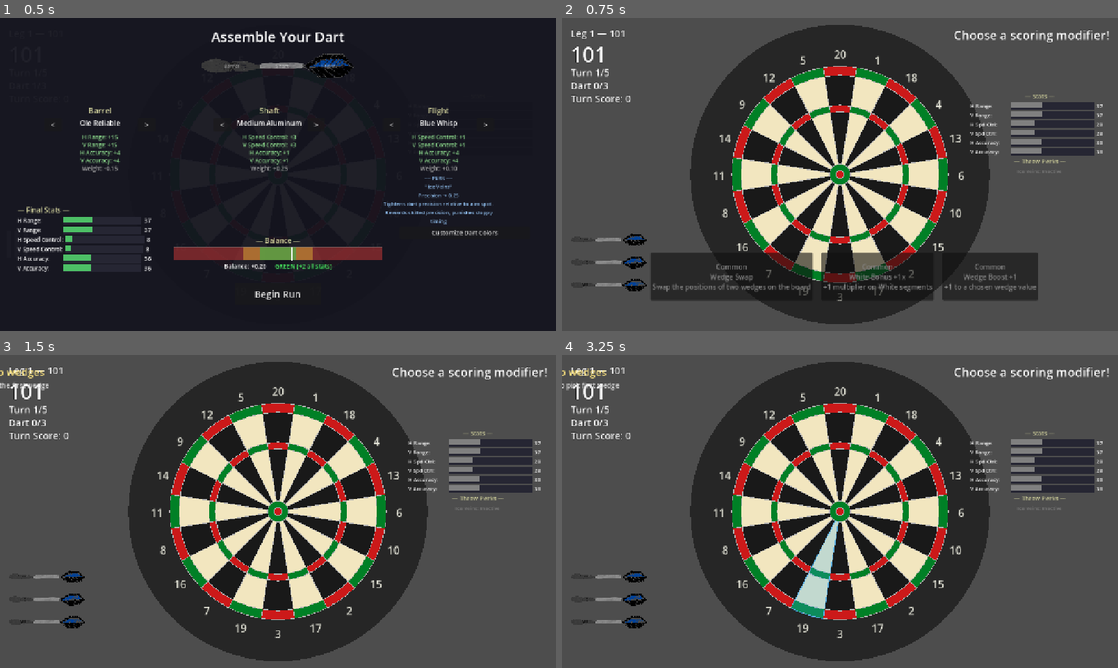
Above: before the commit, frames 1-4 (two rows, left to right).
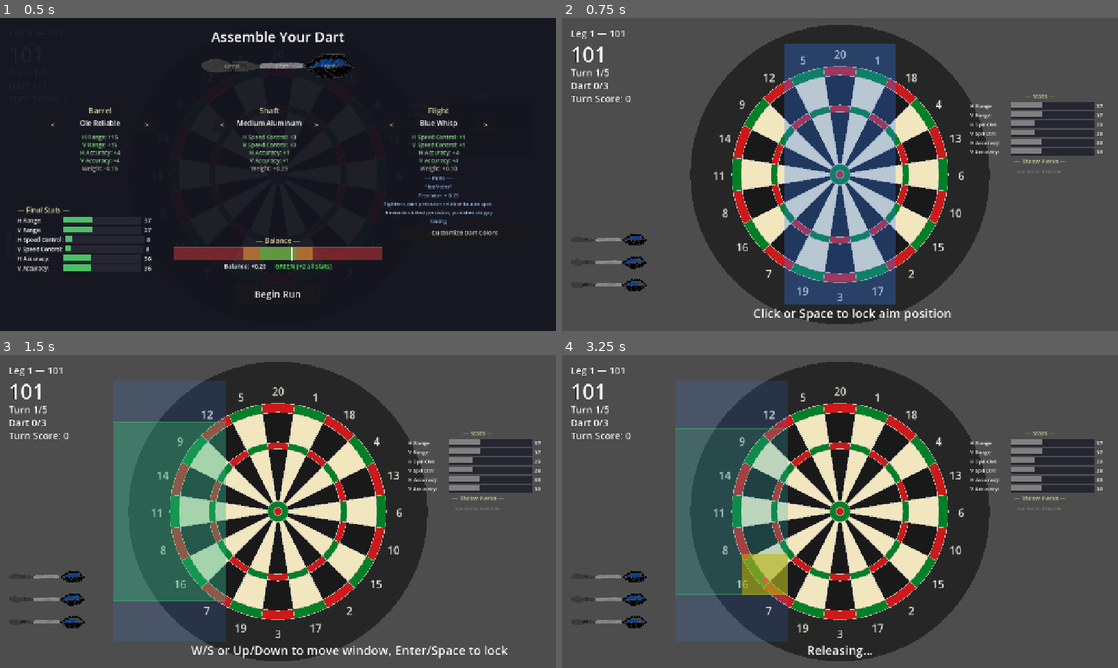
Above: after the commit, the same moments.

Repository: maxxBearr/darts-game
Game: Godot game, scene res://scenes/main.tscn
Same seed, same stepped clock (60 frames per second), same inputs: the game is played once before the commit and once after it.
Inputs (mouse positions are in pixels of both pictures, inside the frame that each line leads up to):
- Up to frame 1 (0.5 s): no input
- Up to frame 2 (0.75 s): click "Begin Run" at 0.5 s
- Up to frame 3 (1.5 s): click (166, 614) at 1.25 s, where only the run before the commit has a clickable "Common Wedge Swap Swap the po…"
- Up to frame 4 (3.25 s): tap Enter at 2, 2.1, 2.75 s; move the mouse to (962, 495) at 2.02 s; hold Up (ui_up) 2.03-2.75 s; click (962, 495) at 2.17 s; tap Space at 2.27 s; drag from (728, 527) to (812, 574) at 2.77 s

Frame 1 is identical in both runs. In frame 2, 22% of the frame differs, in the area x 16-99%, y 4-97%; in frame 3, 18%; in frame 4, 19%.

Commit message:
sound effects

Diff:
--- a/project.godot
+++ b/project.godot
@@ -14,6 +14,10 @@
 run/main_scene="res://scenes/main.tscn"
 config/features=PackedStringArray("4.6", "Forward Plus")
 
+[autoload]
+
+AuidoManager="*uid://da8fhdrthfrse"
+
 [display]
 
 window/size/viewport_width=1280
--- /dev/null
+++ b/scenes/AuidoManager.tscn
@@ -0,0 +1,19 @@
+[gd_scene format=3 uid="uid://da8fhdrthfrse"]
+
+[ext_resource type="Script" uid="uid://cmbf6t5pl1j4h" path="res://scripts/auido_manager.gd" id="1_br6uc"]
+[ext_resource type="AudioStream" uid="uid://bpm07kpn761hv" path="res://sounds/dart_hit1.mp3" id="2_xrkb2"]
+[ext_resource type="AudioStream" uid="uid://7oh7pmay1mn6" path="res://sounds/dart_hit2.mp3" id="3_46k76"]
+[ext_resource type="AudioStream" uid="uid://cbst0vmvcf6tl" path="res://sounds/bonus_score_sound_effect.mp3" id="4_2jm2t"]
+
+[node name="AuidoManager" type="Node" unique_id=993361023]
+script = ExtResource("1_br6uc")
+
+[node name="DartThunk1" type="AudioStreamPlayer" parent="." unique_id=718304847]
+stream = ExtResource("2_xrkb2")
+
+[node name="DartThunk2" type="AudioStreamPlayer" parent="." unique_id=13366770]
+stream = ExtResource("3_46k76")
+
+[node name="BonusScore" type="AudioStreamPlayer" parent="." unique_id=201550028]
+stream = ExtResource("4_2jm2t")
+pitch_scale = 0.9
--- a/scenes/main.tscn
+++ b/scenes/main.tscn
@@ -46,7 +46,6 @@
 
 [node name="Main" type="Node2D" unique_id=1602768068]
 script = ExtResource("1_main")
-debug_start_with_modifier = true
 
 [node name="Dartboard" type="Node2D" parent="." unique_id=1463593562]
 script = ExtResource("2_dartboard")
--- /dev/null
+++ b/scripts/auido_manager.gd
@@ -0,0 +1,24 @@
+extends Node
+@onready var dart_thunk_1: AudioStreamPlayer = $DartThunk1
+@onready var dart_thunk_2: AudioStreamPlayer = $DartThunk2
+@onready var bonus_score: AudioStreamPlayer = $BonusScore
+
+const BONUS_BASE_PITCH: float = 0.9
+const BONUS_PITCH_STEP: float = 0.15
+
+
+
+
+func play_dart_thunk() -> void:
+	var pitch: float = randf_range(0.88, 1.2)
+	if randi() % 2 == 0:
+		dart_thunk_1.pitch_scale = pitch
+		dart_thunk_1.play()
+	else:
+		dart_thunk_2.pitch_scale = pitch
+		dart_thunk_2.play(2.1)
+
+
+func play_bonus_hit(trigger_index: int) -> void:
+	bonus_score.pitch_scale = BONUS_BASE_PITCH + BONUS_PITCH_STEP * trigger_index
+	bonus_score.play()
--- a/scripts/main.gd
+++ b/scripts/main.gd
@@ -287,9 +287,10 @@
 
 	# Place a dart marker at the hit position
 	_place_dart(hit_position)
+	AuidoManager.play_dart_thunk()
 
 	# Floating score number
-	_spawn_floating_score(hit_position, result)
+	var score_tween: Tween = _spawn_floating_score(hit_position, result)
 
 	# Flash the hit segment for visual feedback
 	dartboard.flash_segment(hit_position)
@@ -319,16 +320,12 @@
 			hud.next_turn_button.visible = true
 			_awaiting_next_turn = true
 	elif response["is_leg_won"]:
-		# Leg complete — Phase 1: accuracy pick, Phase 2: modifier pick
-		_leg_phase = "accuracy_pick"
-		_current_upgrades = _generate_upgrades()
-		hud.show_leg_complete_with_upgrades(
-			response["current_leg"],
-			response["target_score"],
-			response["current_turn"],
-			_current_upgrades
-		)
+		# Leg complete — wait for score animation, then show upgrades
 		_awaiting_next_leg = true
+		if score_tween != null and score_tween.is_valid():
+			score_tween.tween_callback(_show_leg_upgrades.bind(response))
+		else:
+			_show_leg_upgrades(response)
 	elif response["is_turn_over"]:
 		# Used all 3 darts without bust or win
 		if response["is_game_over"]:
@@ -349,6 +346,18 @@
 	_enable_hover()
 
 	_update_checkout_highlights()
+
+
+## Show the leg-complete upgrade UI. Called after the score animation finishes.
+func _show_leg_upgrades(response: Dictionary) -> void:
+	_leg_phase = "accuracy_pick"
+	_current_upgrades = _generate_upgrades()
+	hud.show_leg_complete_with_upgrades(
+		response["current_leg"],
+		response["target_score"],
+		response["current_turn"],
+		_current_upgrades
+	)
 
 
 ## Player presses "Next Dart" — throw another dart in the same turn.
@@ -827,10 +836,10 @@
 			hud.show_picker_prompt("Swap %d and %d? Click to confirm, Escape to cancel" % [val1, val2])
 
 
-func _spawn_floating_score(hit_position: Vector2, result: Dictionary) -> void:
+func _spawn_floating_score(hit_position: Vector2, result: Dictionary) -> Tween:
 	var score: int = result["total_score"]
 	if score == 0:
-		return
+		return null
 
 	var modifications: Array = result.get("modifications", [])
 	var multiplier_mods: Array[Dictionary] = []
@@ -839,12 +848,12 @@
 			multiplier_mods.append(mod)
 
 	if multiplier_mods.is_empty():
-		_spawn_simple_floating_score(hit_position, result)
+		return _spawn_simple_floating_score(hit_position, result)
 	else:
-		_spawn_trigger_animation(hit_position, result, multiplier_mods)
-
-
-func _spawn_simple_floating_score(hit_position: Vector2, result: Dictionary) -> void:
+		return _spawn_trigger_animation(hit_position, result, multiplier_mods)
+
+
+func _spawn_simple_floating_score(hit_position: Vector2, result: Dictionary) -> Tween:
 	var label: Label = _create_score_label(result["total_score"], hit_position, result)
 	add_child(label)
 
@@ -854,9 +863,10 @@
 	tween.tween_property(label, "modulate:a", 0.0, 1.0).set_ease(Tween.EASE_IN).set_trans(Tween.TRANS_QUAD)
 	tween.set_parallel(false)
 	tween.tween_callback(label.queue_free)
-
-
-func _spawn_trigger_animation(hit_position: Vector2, result: Dictionary, multiplier_mods: Array[Dictionary]) -> void:
+	return tween
+
+
+func _spawn_trigger_animation(hit_position: Vector2, result: Dictionary, multiplier_mods: Array[Dictionary]) -> Tween:
 	var face_value: int = result["face_value"]
 	var base_score: int = face_value * int(multiplier_mods[0]["old_value"])
 	var main_label: Label = _create_score_label(base_score, hit_position, result, 30)
@@ -898,7 +908,7 @@
 
 		tween.tween_property(trigger_lbl, "modulate:a", 1.0, 0.1)
 		tween.tween_property(trigger_lbl, "position", main_label.position, 0.15).set_ease(Tween.EASE_IN).set_trans(Tween.TRANS_QUAD)
-		tween.tween_callback(_on_trigger_impact.bind(trigger_lbl, main_label, final_total, scale_bump))
+		tween.tween_callback(_on_trigger_impact.bind(trigger_lbl, main_label, final_total, scale_bump, i))
 		var shake_offset: Vector2 = Vector2(randf_range(-4.0, 4.0), randf_range(-3.0, 3.0))
 		tween.tween_property(main_label, "position", main_label.position + shake_offset, 0.04)
 		tween.tween_property(main_label, "position", hit_position + Vector2(-10.0, -10.0), 0.04)
@@ -912,12 +922,14 @@
 	tween.tween_property(main_label, "modulate:a", 0.0, 0.8).set_ease(Tween.EASE_IN).set_trans(Tween.TRANS_QUAD)
 	tween.set_parallel(false)
 	tween.tween_callback(main_label.queue_free)
-
-
-func _on_trigger_impact(trigger_lbl: Label, main_label: Label, total: int, scale: float) -> void:
+	return tween
+
+
+func _on_trigger_impact(trigger_lbl: Label, main_label: Label, total: int, scale: float, trigger_index: int) -> void:
 	trigger_lbl.queue_free()
 	main_label.text = str(total)
 	main_label.scale = Vector2(scale, scale)
+	AuidoManager.play_bonus_hit(trigger_index)
 
 
 func _create_score_label(score: int, hit_position: Vector2, result: Dictionary, font_size: int = 26) -> Label:
Not shown, added: scripts/auido_manager.gd.uid
Not shown, added: sounds/bonus_score_sound_effect.mp3.import
Not shown, added: sounds/chopmeupfordartsounds.mp3.import
Not shown, added: sounds/dart_hit1.mp3.import
Not shown, added: sounds/dart_hit2.mp3.import
Not shown, added: sounds/bonus_score_sound_effect.mp3
Not shown, added: sounds/chopmeupfordartsounds.mp3
Not shown, added: sounds/dart_hit1.mp3
Not shown, added: sounds/dart_hit2.mp3
